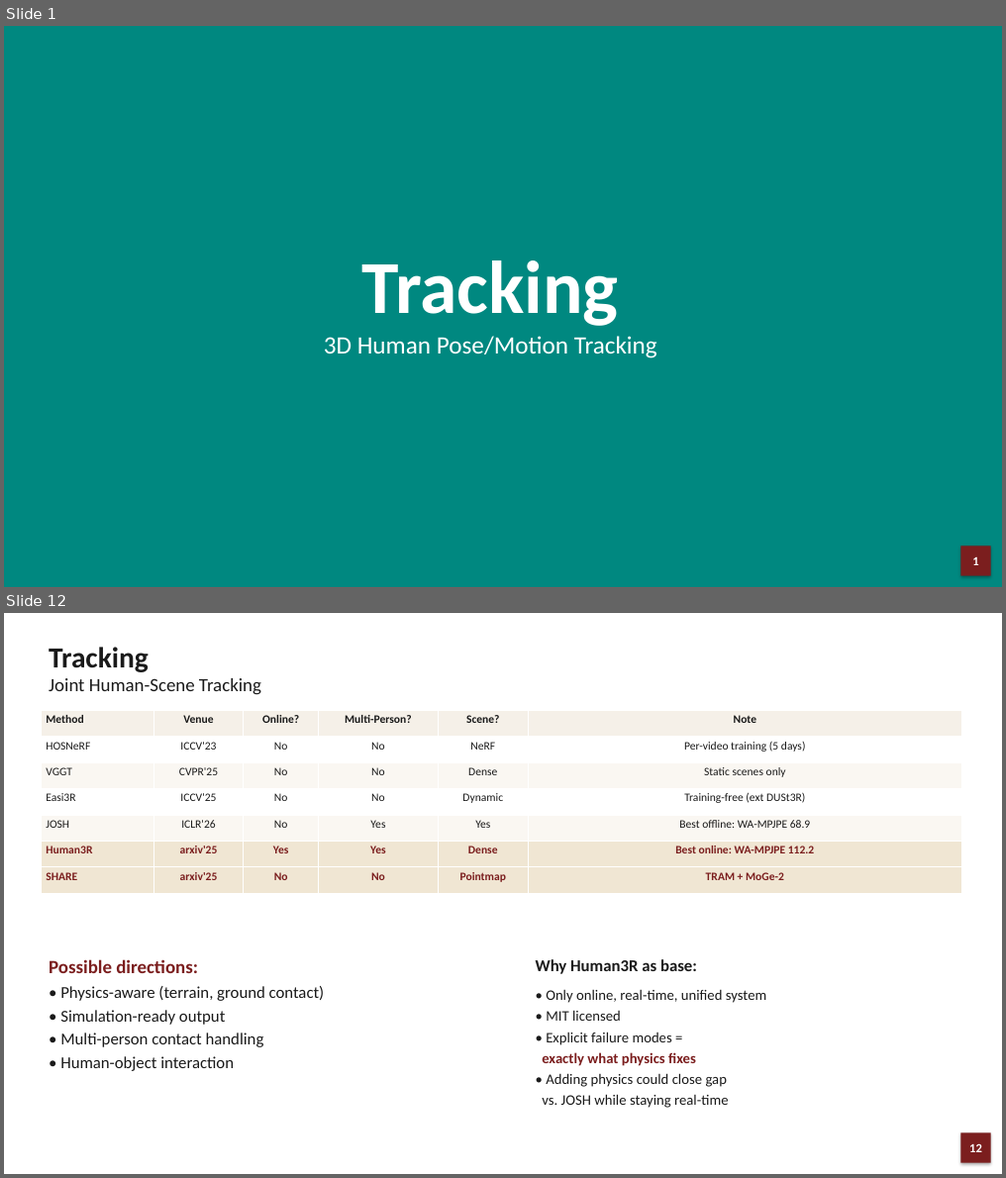
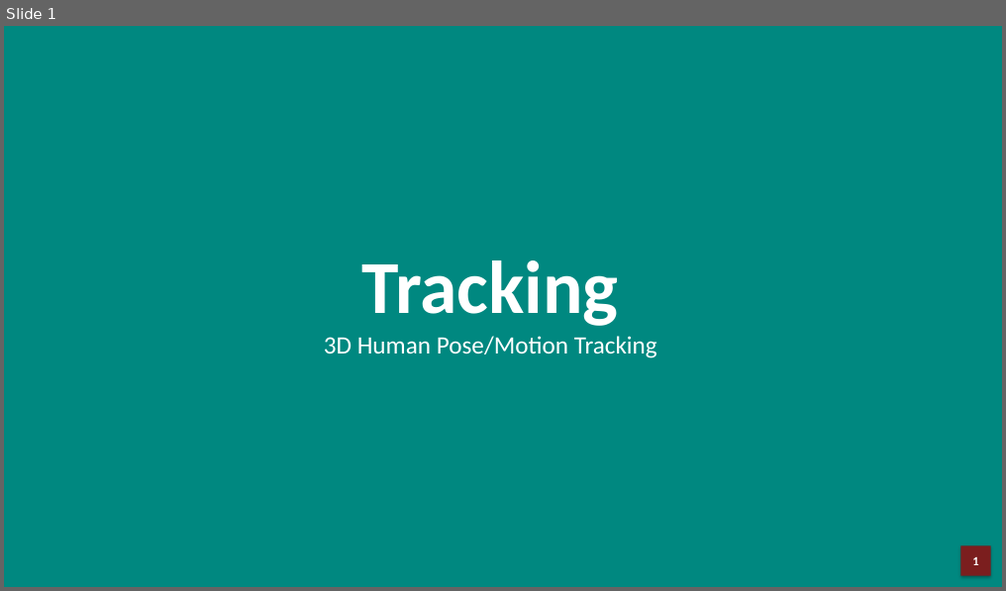
Before and after one commit to JCNTH/Pact3D, a slide deck: Pact3D_Presentation.pptx. Shown one above the other, each under a label of ours: slides 1 and 12 before the commit, slide 1 after it; the slides between them are not shown. The pictures are 1006x1178 and 1006x591 pixels, drawn with LibreOffice and Linux fonts; fonts in the diff are those of the drawing. Boxes give left, top, right and bottom in pixels: in the first picture for what was removed or moved away, otherwise in the second. Text is boxed around its words. In the diff, an @@ line names an element or a change of style, - is before the commit and + after.

```diff
--- a/Pact3D_Presentation.pptx
+++ b/Pact3D_Presentation.pptx
@@ slide 12 removed at (4,613,1002,1174), background #FFFFFF @@
@@ text removed at (49,647,149,672) @@
-Tracking
@@ text removed at (49,678,261,695) @@
-Joint Human-Scene Tracking
@@ table removed at (42,710,962,894), 7 rows, 6 columns @@
-Method | Venue | Online? | Multi-Person? | Scene? | Note
-HOSNeRF | ICCV'23 | No | No | NeRF | Per-video training (5 days)
-VGGT | CVPR'25 | No | No | Dense | Static scenes only
-Easi3R | ICCV'25 | No | No | Dynamic | Training-free (ext DUSt3R)
-JOSH | ICLR'26 | No | Yes | Yes | Best offline: WA-MPJPE 68.9
-Human3R | arxiv'25 | Yes | Yes | Dense | Best online: WA-MPJPE 112.2
-SHARE | arxiv'25 | No | No | Pointmap | TRAM + MoGe-2
@@ text removed at (49,959,325,1071) @@
-Possible directions:
-• Physics-aware (terrain, ground contact)
-• Simulation-ready output
-• Multi-person contact handling
-• Human-object interaction
@@ text removed at (536,959,766,1108) @@
-Why Human3R as base:
-• Only online, real-time, unified system
-• MIT licensed
-• Explicit failure modes =
-exactly what physics fixes
-• Adding physics could close gap
-vs. JOSH while staying real-time
@@ rectangle removed at (960,1134,991,1163) @@
-12
```
Also in this commit, not shown: 3 slides changed, 6 slides added, 12 other slides removed, 1 other file.
